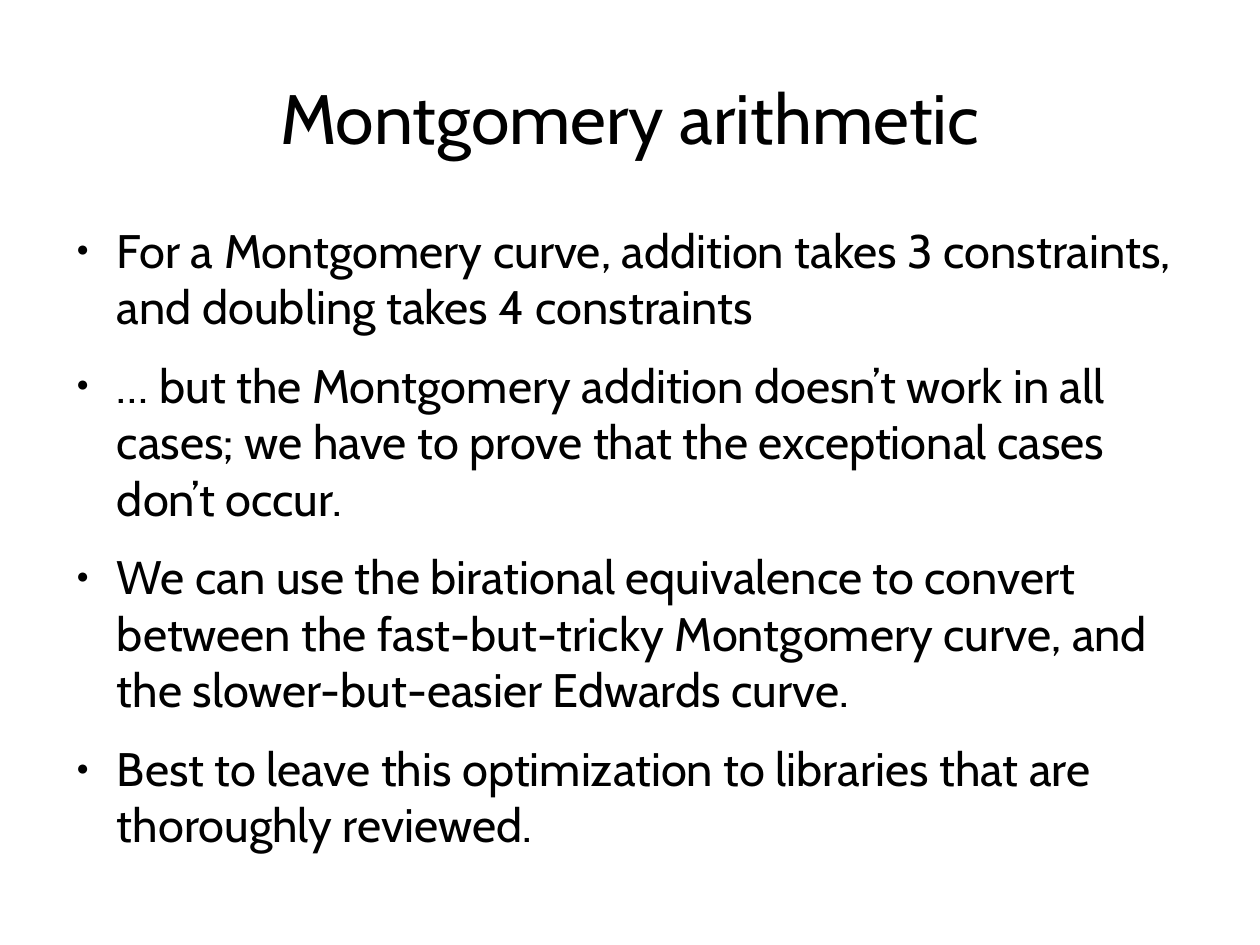
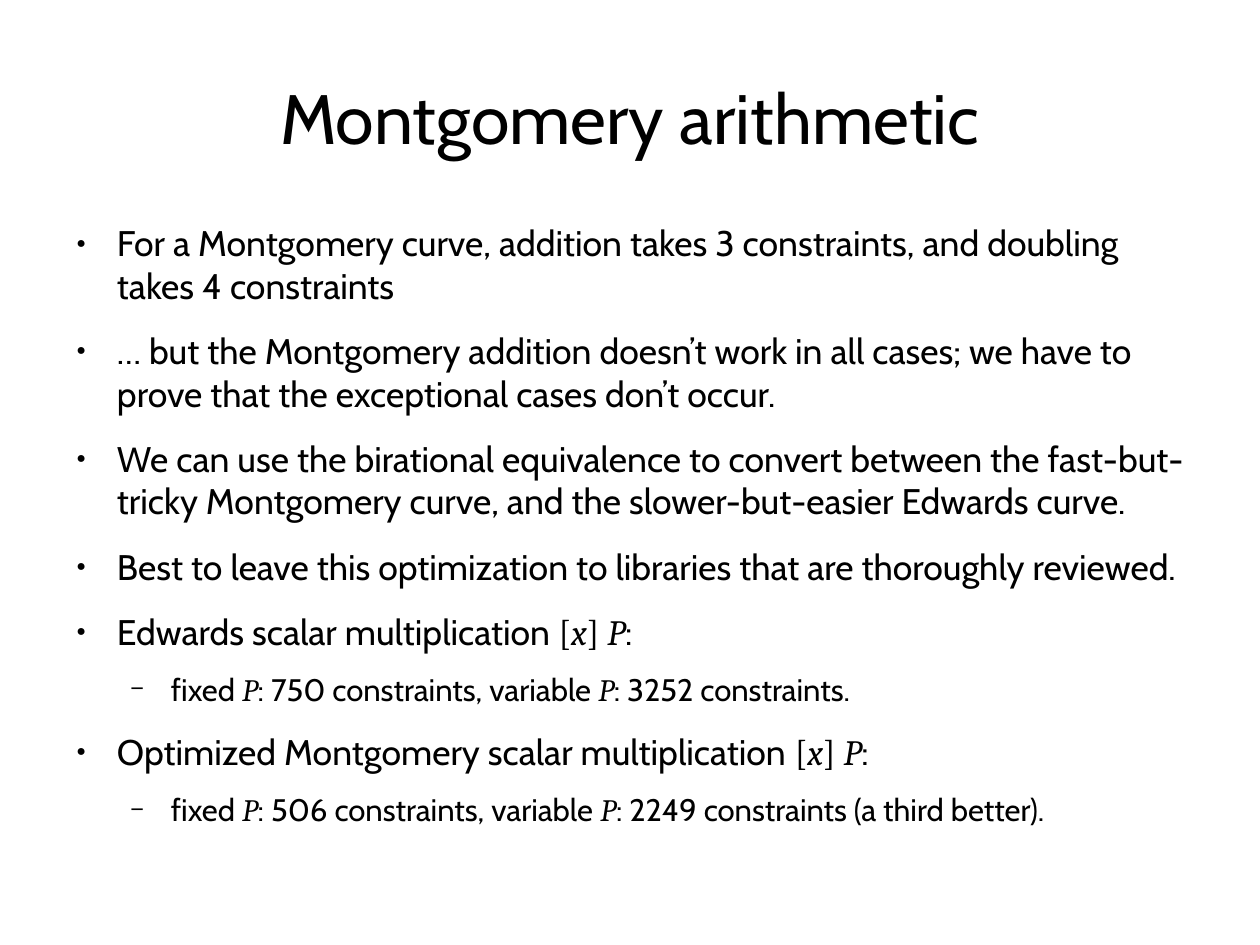
Before and after one commit to daira/zcon0, a slide deck: slide 26 of zkproofs.odp (slide 24 before the commit). Drawn at 1260x945 pixels with LibreOffice and Linux fonts; fonts in the diff are those of the drawing. Boxes give left, top, right and bottom in pixels: in the first picture for what was removed or moved away, otherwise in the second. Text is boxed around its words. In the diff, an @@ line names an element or a change of style, - is before the commit and + after.

```diff
--- a/zkproofs.odp
+++ b/zkproofs.odp
@@ text at (117, 229, 1184, 588): size 29.6 to 22.4 pt in "For a Montgomery curve, addition takes 3 ...", "… but the Montgomery addition doesn’t work ...", "We can use the birational equivalence to ...", "Best to leave this optimization to libraries ..." @@
@@ text at (117, 618, 1044, 826): paragraphs added @@
+● Edwards scalar multiplication [x] P:
+  − fixed P: 750 constraints, variable P: 3252 constraints.
+● Optimized Montgomery scalar multiplication [x] P:
+  − fixed P: 506 constraints, variable P: 2249 constraints (a third better).
```
Also in this commit, not shown: 7 other slides changed, 6 slides added, 1 other file.
